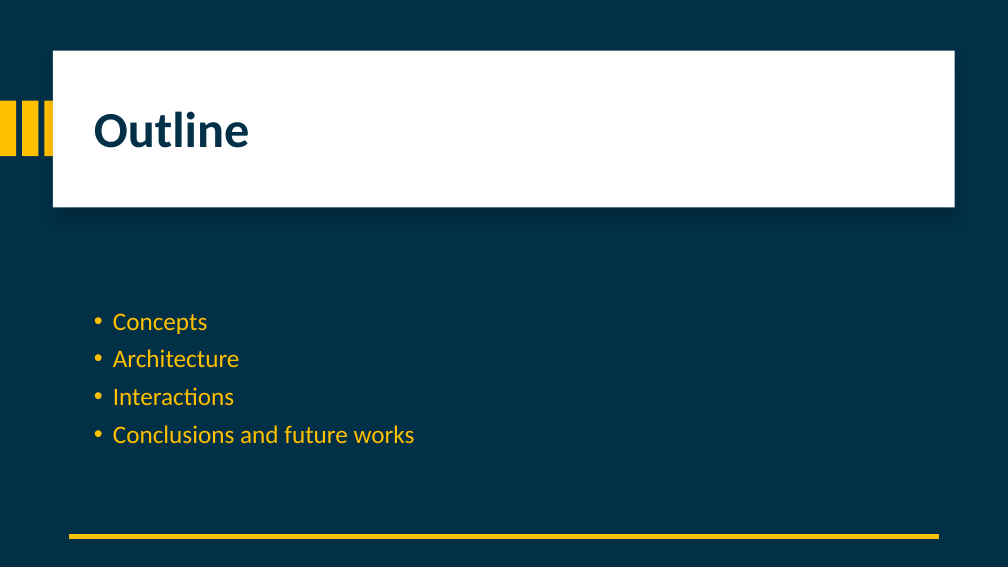
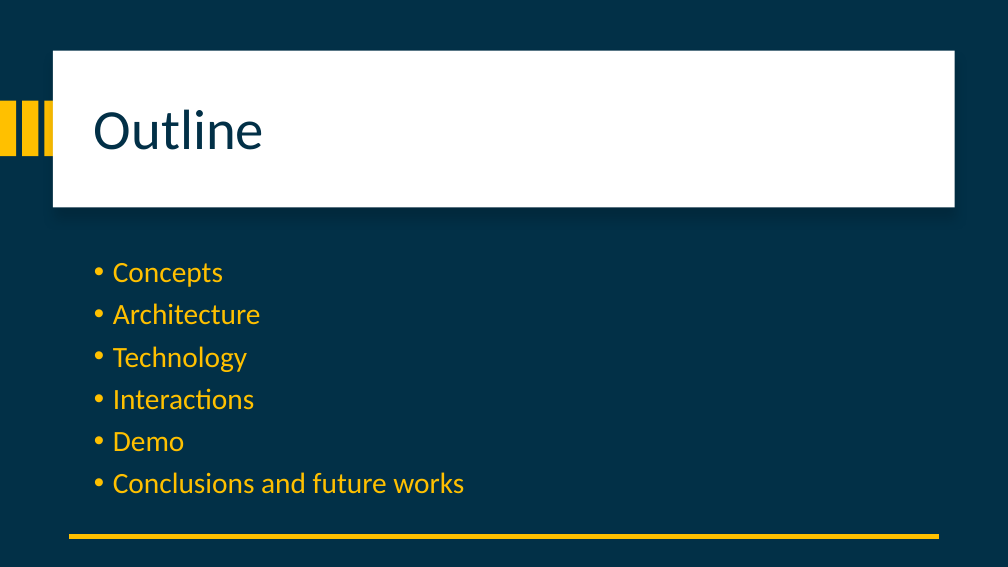
Before and after one commit to attennig/MultimodalMultiuserHomeAssistant, a slide deck: slide 3 of Multimodal personalized multiuser Home Assistant.pptx. Drawn at 1008x567 pixels with LibreOffice and Linux fonts; fonts in the diff are those of the drawing. Boxes give left, top, right and bottom in pixels: in the first picture for what was removed or moved away, otherwise in the second. Text is boxed around its words. In the diff, an @@ line names an element or a change of style, - is before the commit and + after.

```diff
--- a/Multimodal personalized multiuser Home Assistant.pptx
+++ b/Multimodal personalized multiuser Home Assistant.pptx
@@ title "Outline" at (94, 109, 264, 150): size 48 to 54 pt, bold off @@
@@ text at (113, 263, 464, 494): size 24 to 28 pt in "Concepts", "Architecture", "Interactions", "Conclusions and future works" @@
@@ text at (113, 346, 247, 372): paragraph added @@
+• Technology
@@ text at (113, 432, 185, 452): paragraph added @@
+• Demo
```
Also in this commit, not shown: 12 other slides changed, 4 slides added, 6 slides removed, 1 other file.
